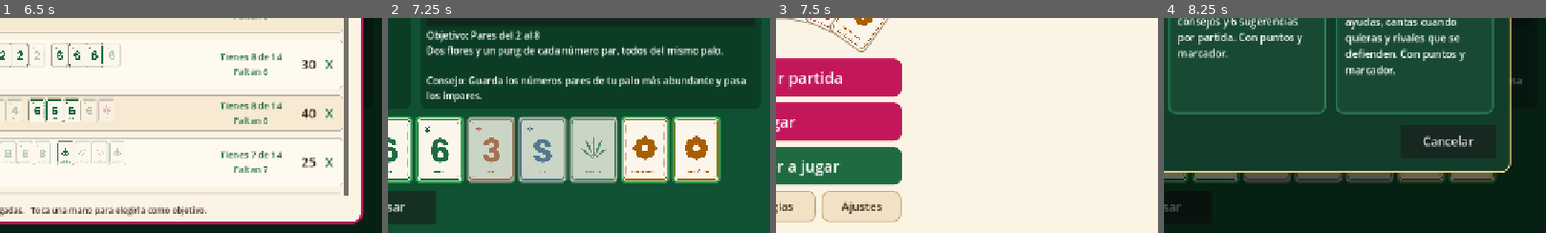
Above: before the commit, frames 1-4 (left to right).
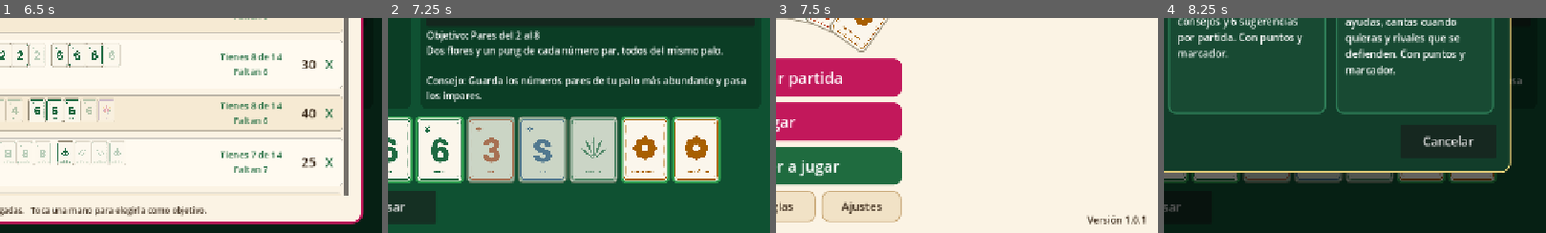
Above: after the commit, the same moments.

Repository: frv24/chatgpt
Game: Godot game, scene res://scenes/main.tscn
Two runs of this game, one before a commit and one after it. Both use one fixed random seed, a clock stepped at 60 frames per second and the inputs below.
Inputs:
- Up to frame 1 (6.5 s): click "Tarjeta 2026" at 0.5 s; click "Menú" at 1.25 s; click "Nueva partida" at 2 s; click "Pasar" at 2.75 s; click "Continuar" at 3.5 s; click "Tarjeta 2026" at 4.25 s; click "Ver por secciones" at 5 s; click "Ver las más cercanas" at 5.75 s
- Up to frame 2 (7.25 s): click "Cerrar" at 6.5 s
- Up to frame 3 (7.5 s): click "Menú" at 7.25 s
- Up to frame 4 (8.25 s): click "Jugar" at 8 s
The pictures show only the part of the screen within x 50-100%, y 50-100%; the shares and areas given below are measured in that part.

Frames 1-2 are identical in both runs. In frame 3, 0.3% of the frame differs, in the area x 81-97%, y 91-96%; in frame 4, nothing differs.

Commit message:
Versión 1.0.1 (código 2) y número de versión visible en el menú
Co-Authored-By: Claude Opus 5.5 <noreply@anthropic.com>
Claude-Session: https://claude.ai/code/session_019XP3cz5zhzQhtRmPdSwHWZ

Diff:
--- a/project.godot
+++ b/project.godot
@@ -7,7 +7,7 @@
 
 config/name="Mahjong en Español"
 config/description="Aprende Mahjong paso a paso, juega partidas y domina sus reglas en español."
-config/version="1.0.0"
+config/version="1.0.1"
 run/main_scene="res://scenes/main.tscn"
 config/features=PackedStringArray("4.4", "GL Compatibility")
 config/icon="res://assets/icono/icono_redondo_512.png"
--- a/scripts/ui/menu_principal.gd
+++ b/scripts/ui/menu_principal.gd
@@ -71,6 +71,18 @@
 	fila.add_child(_boton_pequeno("Tarjeta 2026", func(): elegido.emit("tarjeta")))
 	fila.add_child(_boton_pequeno("Reglas", func(): elegido.emit("reglas")))
 	fila.add_child(_boton_pequeno("Ajustes", abrir_ajustes))
+
+	# La versión, abajo a la derecha: así se sabe qué versión tiene instalada cada quien.
+	var version := Label.new()
+	version.text = "Versión %s" % ProjectSettings.get_setting("application/config/version", "")
+	version.add_theme_font_size_override("font_size", 16)
+	version.add_theme_color_override("font_color", CAFE)
+	version.set_anchors_preset(Control.PRESET_BOTTOM_RIGHT)
+	version.grow_horizontal = Control.GROW_DIRECTION_BEGIN
+	version.grow_vertical = Control.GROW_DIRECTION_BEGIN
+	version.offset_right = -20
+	version.offset_bottom = -12
+	add_child(version)
 
 	_crear_ajustes()
 
Not shown, changed: export_presets.cfg
